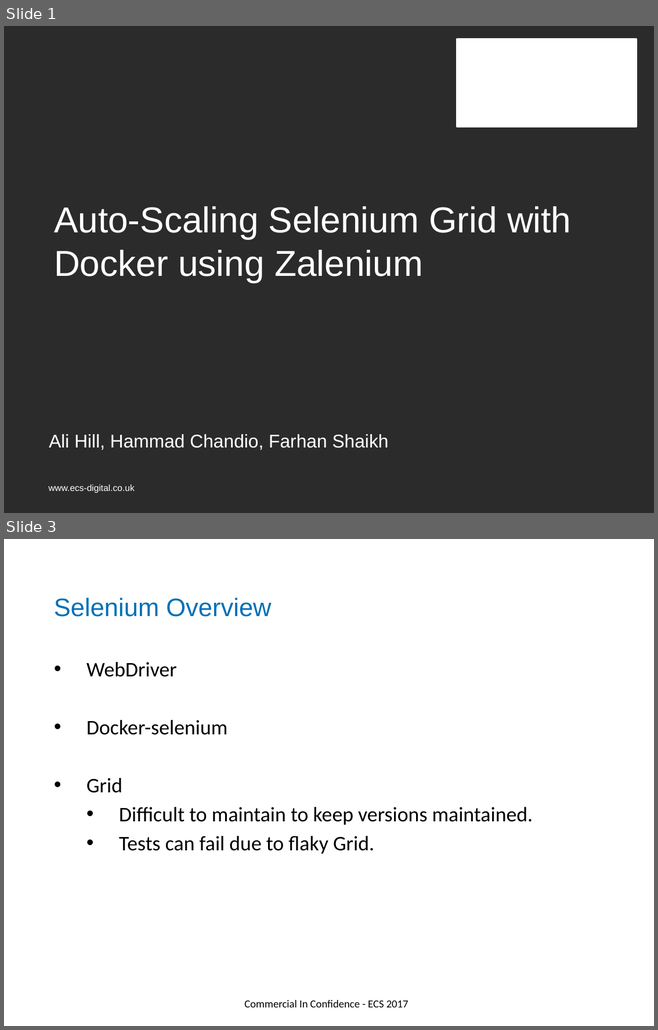
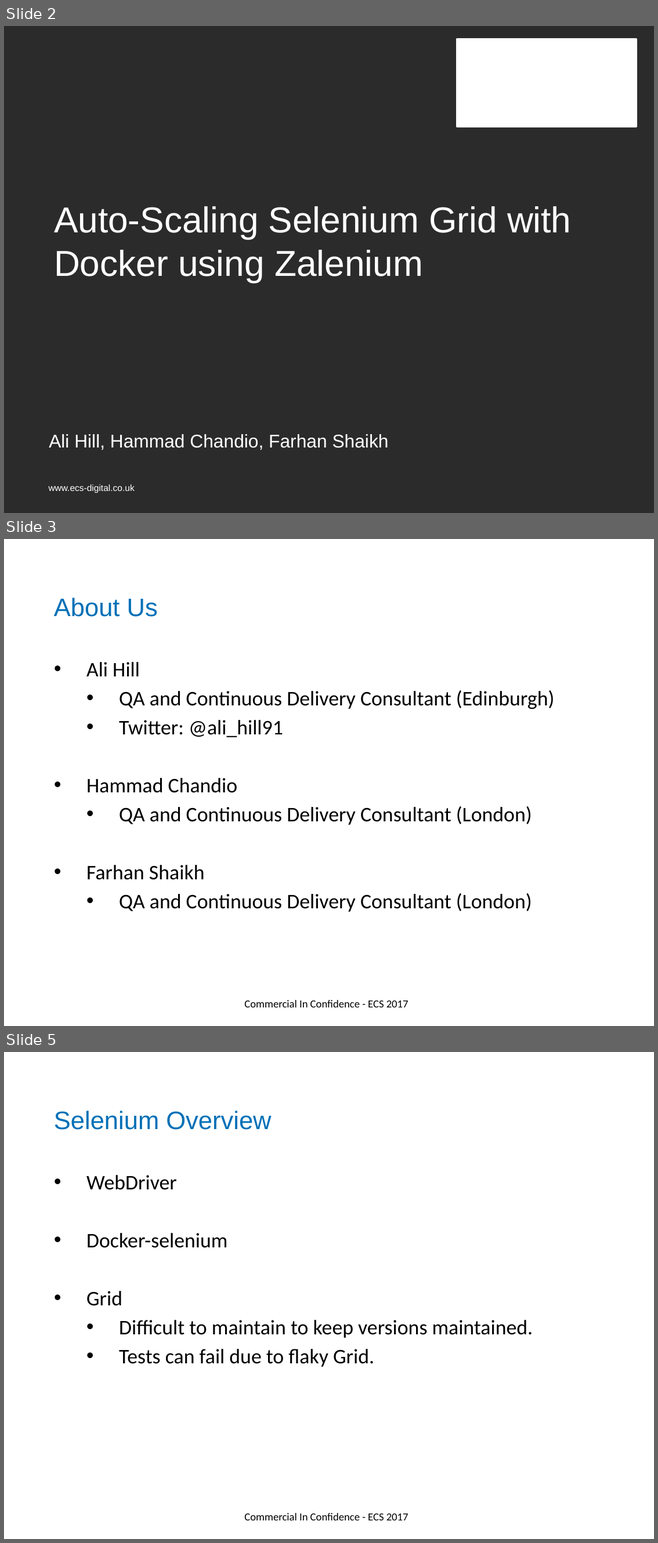
Before and after one commit to DevOpsPlayground/Hands-on-with-Selenium-Auto-Scaling-using-Docker-and-Zalenium, a slide deck: ECS_Digital_Template.pptx. Shown one above the other, each under a label of ours: slides 1 and 3 before the commit, slides 2, 3 and 5 after it; the slides between them are not shown. The pictures are 658x1030 and 658x1543 pixels, drawn with LibreOffice and Linux fonts; fonts in the diff are those of the drawing; background and template pictures are left out; a plain dark background stands for a picture behind light text. Boxes give left, top, right and bottom in pixels: in the first picture for what was removed or moved away, otherwise in the second. Text is boxed around its words. In the diff, an @@ line names an element or a change of style, - is before the commit and + after.

```diff
--- a/ECS_Digital_Template.pptx
+++ b/ECS_Digital_Template.pptx
@@ slide 3 added at (4,539,654,1026), background #FFFFFF; not listed: 1 template element that a slide beside it also shows @@
@@ text added at (54,598,158,617), 28 pt, text #0070B7 @@
+About Us
@@ text added at (86,662,554,912), 23 pt, text #000000 @@
+• Ali Hill
+  • QA and Continuous Delivery Consultant (Edinburgh)
+  • Twitter: @ali_hill91
+• Hammad Chandio
+  • QA and Continuous Delivery Consultant (London)
+• Farhan Shaikh
+  • QA and Continuous Delivery Consultant (London)
@@ text added at (244,1000,408,1008), 12 pt, text #000000 @@
+Commercial In Confidence - ECS 2017
@@ what was slide 1 is now slide 2 @@
@@ what was slide 3 is now slide 5 @@
```
Also in this commit, not shown: 1 slide changed, 3 other slides added, 1 slide removed, 4 other files.
